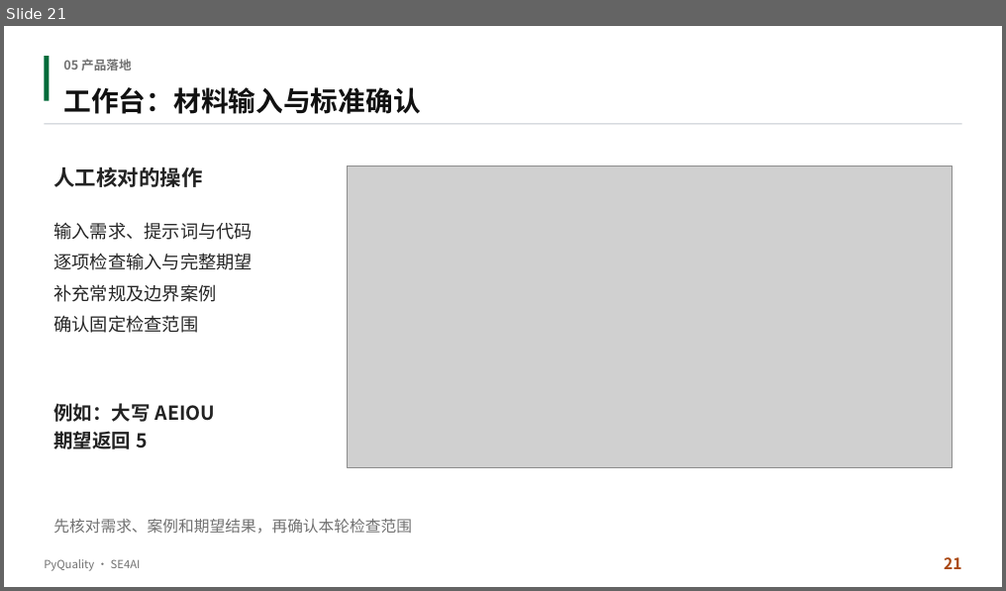
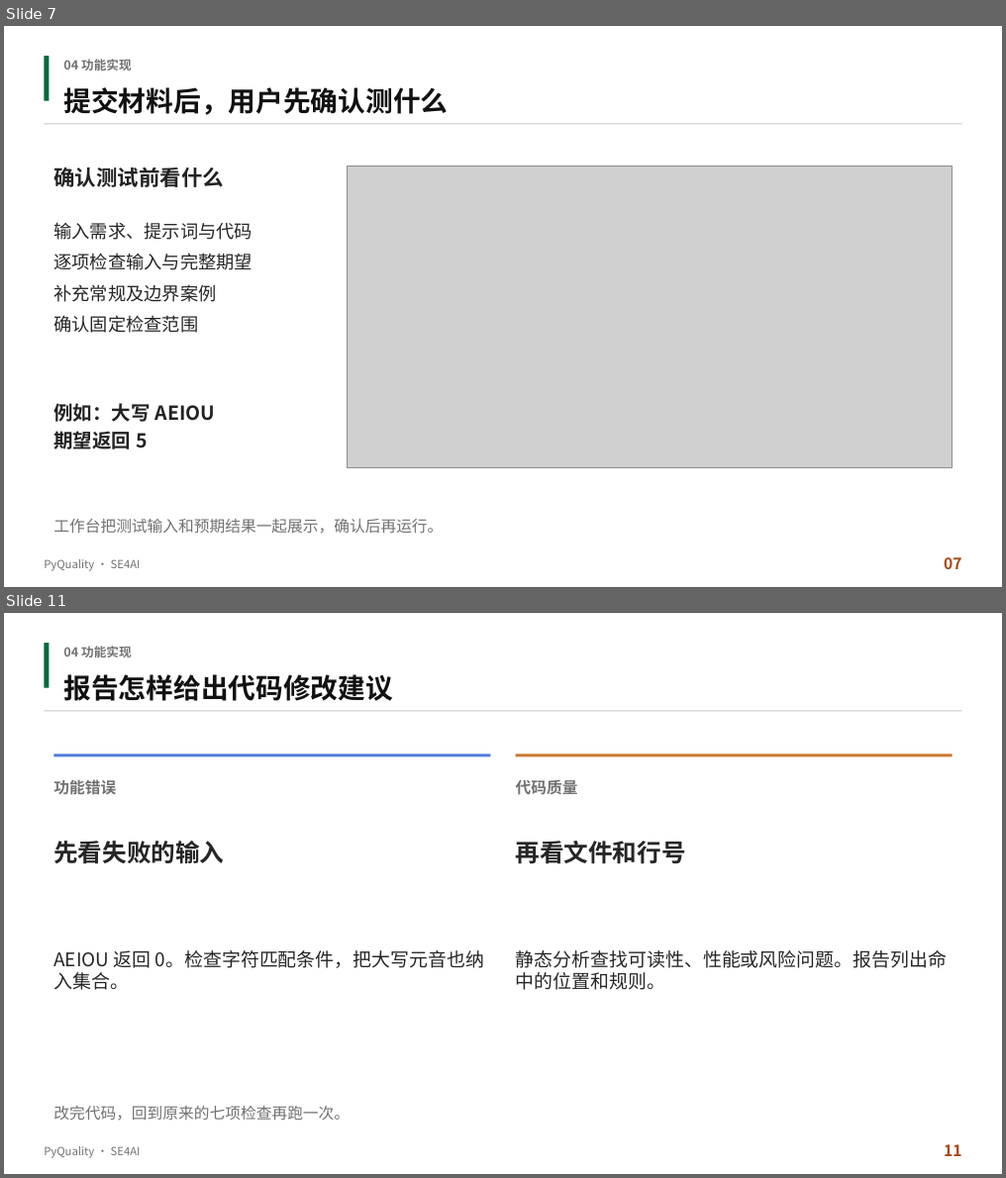
Before and after one commit to aCuttlefish/PyQuality, a slide deck: course-delivery/docs/汇报与实机演示/PyQuality_终期汇报.pptx. Shown one above the other, each under a label of ours: slide 21 before the commit, slides 7 and 11 after it; the slides between them are not shown. The pictures are 1006x591 and 1006x1178 pixels, drawn with LibreOffice and Linux fonts; fonts in the diff are those of the drawing; grey boxes stand for pictures. Boxes give left, top, right and bottom in pixels: in the first picture for what was removed or moved away, otherwise in the second. Text is boxed around its words. In the diff, an @@ line names an element or a change of style, - is before the commit and + after.

```diff
--- a/course-delivery/docs/汇报与实机演示/PyQuality_终期汇报.pptx
+++ b/course-delivery/docs/汇报与实机演示/PyQuality_终期汇报.pptx
@@ slide 11 added at (4,613,1002,1174), background #FFFFFF @@
@@ rectangle added at (45,643,49,688), fill #006B3A @@
@@ text added at (63,646,131,658), 15 pt, text #717171, bold @@
+04 功能实现
@@ text added at (63,674,393,701), 33 pt, text #111111, bold @@
+报告怎样给出代码修改建议
@@ line added from (45, 711) to (961, 711), #C3C7CE 1.05 pt @@
@@ rectangle added at (54,754,490,757), fill #527CD8 @@
@@ rectangle added at (515,754,951,757), fill #C9792F @@
@@ text added at (54,780,116,795), 18.8 pt, text #717171, bold @@
+功能错误
@@ text added at (516,780,578,795), 18.8 pt, text #717171, bold @@
+代码质量
@@ text added at (54,841,224,864), 29.2 pt, text #262626, bold @@
+先看失败的输入
@@ text added at (516,841,686,864), 29.2 pt, text #262626, bold @@
+再看文件和行号
@@ text added at (54,951,485,990), 22.5 pt, text #262626 @@
+AEIOU 返回 0。检查字符匹配条件，把大写元音也纳入集合。
@@ text added at (516,951,947,990), 22.5 pt, text #262626 @@
+静态分析查找可读性、性能或风险问题。报告列出命中的位置和规则。
@@ text added at (54,1106,350,1121), 18.8 pt, text #717171 @@
+改完代码，回到原来的七项检查再跑一次。
@@ text added at (44,1147,141,1158), 13.5 pt, text #717171 @@
+PyQuality · SE4AI
@@ text added at (944,1145,962,1157), 18.8 pt, text #A94712, bold @@
+11
@@ what was slide 21 is now slide 7 @@
@@ slide 7 changed as well @@
@@ text at (63,59,131,71): text changed @@
-05 产品落地
+04 功能实现
@@ text at (63,87,448,115): text changed @@
-工作台：材料输入与标准确认
+提交材料后，用户先确认测什么
@@ text at (54,168,224,187): text changed @@
-人工核对的操作
+确认测试前看什么
@@ text at (54,519,443,534): text changed @@
-先核对需求、案例和期望结果，再确认本轮检查范围
+工作台把测试输入和预期结果一起展示，确认后再运行。
@@ text at (944,558,962,570): text changed @@
-21
+07
```
Also in this commit, not shown: 9 other slides changed, 5 other slides added, 28 slides removed, 4 other files.
